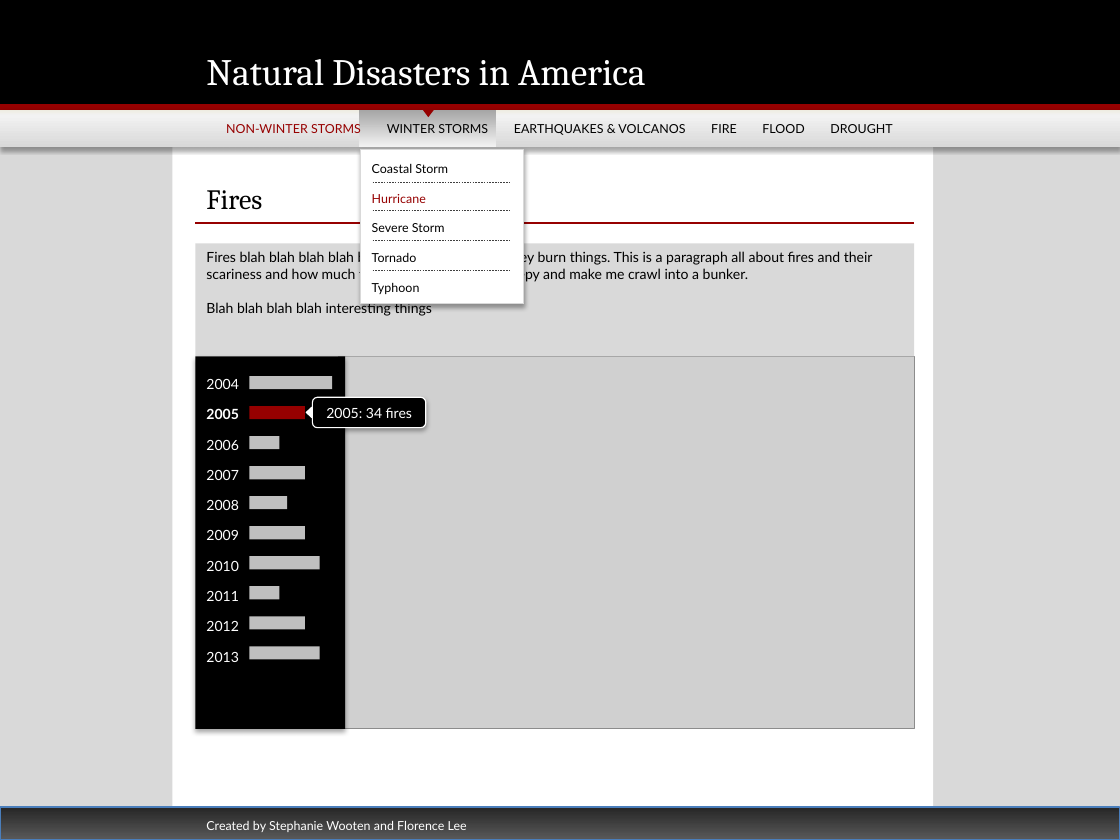
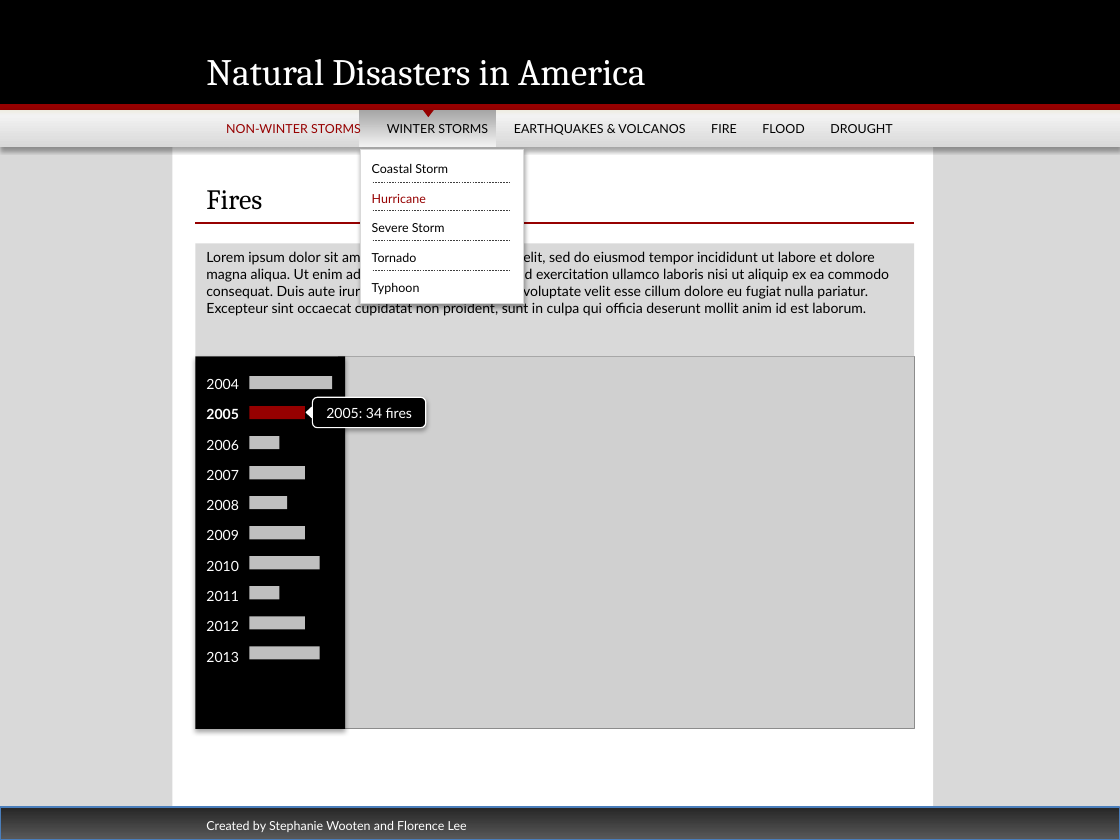
Before and after one commit to fswlee/awesome-fun-times, a slide deck: slide 2 of design.pptx. Drawn at 1120x840 pixels with LibreOffice and Linux fonts; fonts in the diff are those of the drawing; grey boxes stand for pictures. Boxes give left, top, right and bottom in pixels: in the first picture for what was removed or moved away, otherwise in the second. Text is boxed around its words. In the diff, an @@ line names an element or a change of style, - is before the commit and + after.

Commit message:
put fake text into the design

```diff
--- a/design.pptx
+++ b/design.pptx
@@ text in rectangle at <box>206,250,889,316</box>: text changed @@
-Fires blah blah blah blah blah fires are dangerous they burn things. This is a paragraph all about fires and their scariness and how much they are terrifying and creepy and make me crawl into a bunker.
-Blah blah blah blah interesting things
+Lorem ipsum dolor sit amet, consectetur adipisicing elit, sed do eiusmod tempor incididunt ut labore et dolore magna aliqua. Ut enim ad minim veniam, quis nostrud exercitation ullamco laboris nisi ut aliquip ex ea commodo consequat. Duis aute irure dolor in reprehenderit in voluptate velit esse cillum dolore eu fugiat nulla pariatur. Excepteur sint occaecat cupidatat non proident, sunt in culpa qui officia deserunt mollit anim id est laborum.
```
Also in this commit, not shown: 1 other slide changed.
